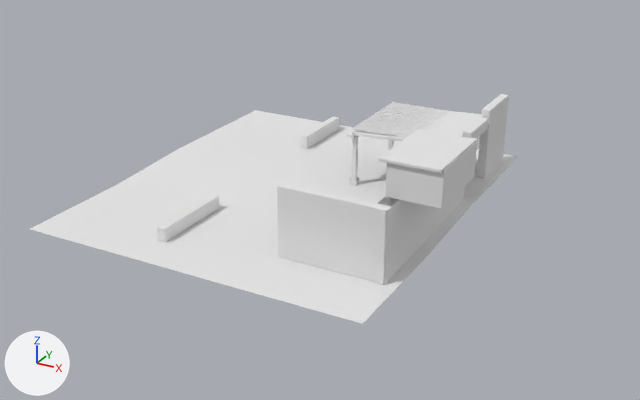
Renders of the OBJ model projects/hichaukitoden-game/assets/authoring/candidates/passage_house_courtyard/package/environment.obj from each side of a commit.
Before and after are seen from a 50 mm camera at (19.7, -34.5, 20.1) aimed at (-2.8, 6.3, -0.3). The lights are fixed; the arrows at lower left show +X, +Y and +Z. The first picture is the older version. Where no turn or scale is listed for an object, it has been applied to the vertices.

Objects in the first picture: 'environment'.
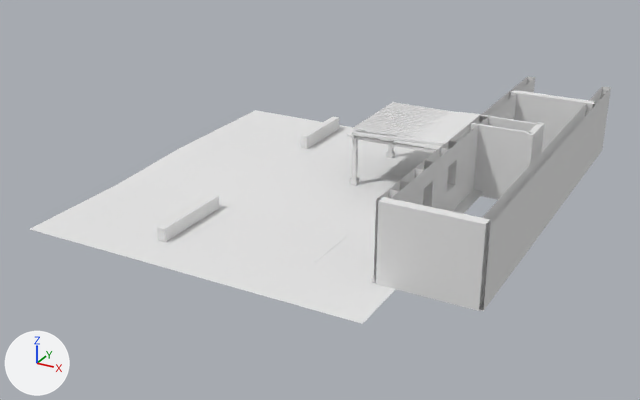
What changed in the scene script:
```text
Change me_environment:
    used by ob_environment; location = (0.0, 0.0, 0.0)
    remove me_environment.from_pydata(...)  # 984 vertices, 1522 faces; spans x -14.0..6.9, y -5.0..17.0, z 0.0..5.6
    add me_environment.from_pydata(...)  # 969 vertices, 1450 faces; spans x -14.0..9.7, y -5.0..21.5, z 0.0..4.2
    me_environment part 1: a new loose piece, a box spanning x 7.62..7.97, y 10.4..12.6, z 0.0..4.2, in mat_environmentbakedatlas (white #e7e7e7)
    me_environment part 2: the loose piece of 24 vertices spanning x -0.9..4.9, y -1.4..-1.0, z 0.0..3.8 is deleted
    me_environment part 3: the loose piece of 24 vertices spanning x 3.8..6.8, y -0.1..4.5, z 5.5..5.6 is deleted
    me_environment part 4
    98 vertices are removed from x 4.1..6.9, y -1.5..15.9, z 0.0..5.6
    189 faces are deleted
    67 vertices are added at x -1.5..9.7, y -1.6..21.5, z 0.0..3.8
    40 new vertices lie (0.0, 0.0, 4.2) away from vertices in x 4.3..9.7, y -1.6..21.5, z 0.0
    12 new vertices lie (0.0, 0.0, 1.8) away from vertices in x 4.3..4.8, y -0.1..7.4, z 0.0
    12 new vertices lie (0.0, 0.0, -1.0) away from vertices in x 4.3..4.8, y -0.1..7.4, z 4.2
    8 new vertices lie (5.5, 0.0, 0.0) away from vertices in x -1.5, y 8.0..13.2, z 3.1..3.3
    211 new faces join them
    other edits to the shape of me_environment do not show in these pictures
```

What differs and where, as boxes [x1, y1, x2, y2] in the pictures (640 x 400 px; the box of a moved part takes in the faces that stretch with it):
'environment', reshaped (19% wider, 8% taller)
    before: [30, 94, 518, 324]
    after: [30, 76, 611, 324]
part 1 of me_environment, added
    after: [523, 122, 545, 172]
part 2 of me_environment, deleted
    before: [277, 183, 392, 284]
part 3 of me_environment, deleted
    before: [378, 129, 477, 173]
part 4 of me_environment, moved or reshaped
    before: [374, 94, 509, 285]
    after: [314, 76, 611, 311]
